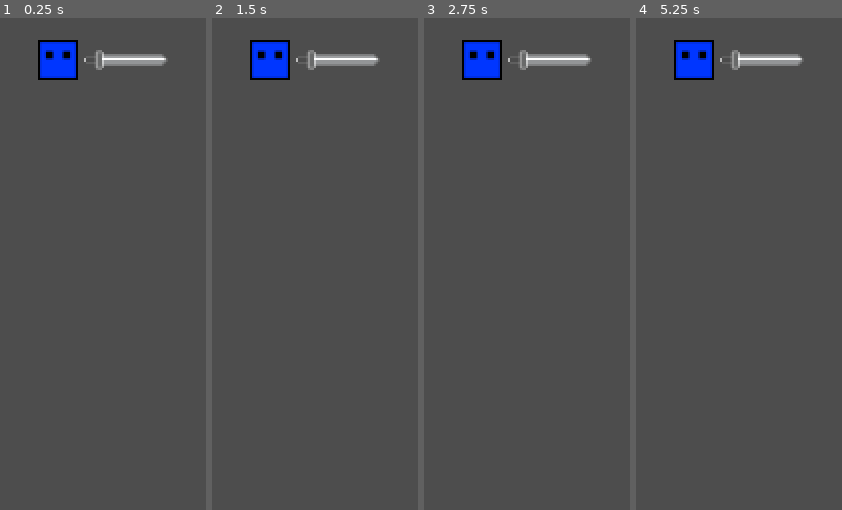
Above: before the commit, frames 1-4 (left to right).
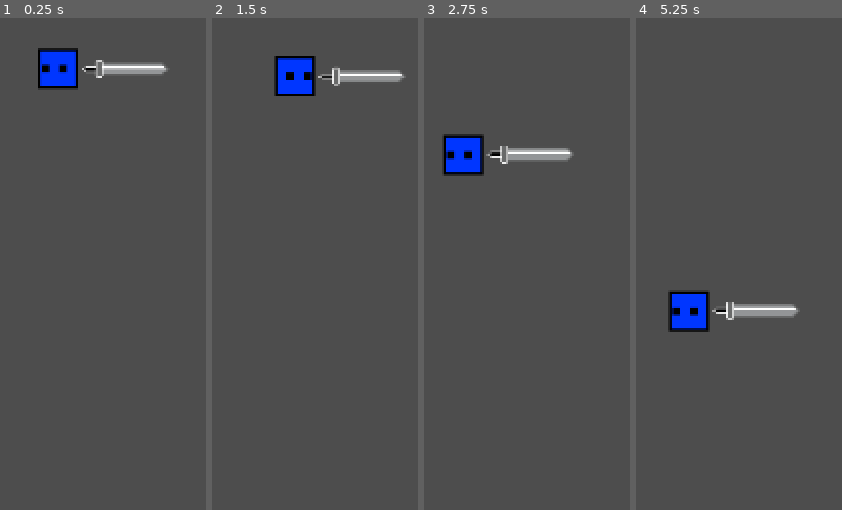
Above: after the commit, the same moments.

Repository: TheHumanMRP/RPG-Life-Tracker
Game: Godot game, scene res://Folders/Systems/Player/player.tscn
Same seed, same stepped clock (60 frames per second), same inputs: the game is played once before the commit and once after it. This scene is started directly instead of the project's main scene. The engine's default icon, where the game draws it, is replaced by a stand-in: a white triangle on a blue panel in a dark square.
Inputs (mouse positions are in pixels of both pictures, inside the frame that each line leads up to):
- Up to frame 1 (0.25 s): no input
- Up to frame 2 (1.5 s): move the mouse to (outside the picture) at 0.52 s; hold D (move_right) from 0.53 s (still down); tap T (add_test_sword) at 0.6 s; click (outside the picture) at 0.67 s; tap Space (jump) at 0.77 s; move the mouse to (outside the picture) at 1.27 s; tap E (equip_item) at 1.35 s
- Up to frame 3 (2.75 s): tap Space (jump) at 1.52 s; move the mouse to (outside the picture) at 2.02 s; release D (move_right) at 2.03 s; hold A (move_left) from 2.03 s (still down); tap T (add_test_sword) at 2.1 s
- Up to frame 4 (5.25 s): move the mouse to (outside the picture) at 2.77 s; release A (move_left) at 2.78 s; hold D (move_right) 2.78-4.28 s; tap E (equip_item) at 2.85, 4.35 s; click (outside the picture) at 2.92 s; tap Space (jump) at 3.02, 3.77, 4.52 s; move the mouse to (outside the picture) at 3.52 s; tap T (add_test_sword) at 3.6, 5.1 s; move the mouse to (outside the picture) at 4.27 s; hold A (move_left) 4.28-5.03 s; move the mouse to (774, 62) at 5.02 s; hold D (move_right) from 5.03 s (still down); click (774, 62) at 5.17 s

The runs differ from the first frame. In frame 1, 2.6% of the frame differs, in the area x 18-82%, y 4-15%; in frame 2, 4.4%; in frame 3, 5.1%; in frame 4, 5.2%, in the area x 15-81%, y 4-64%.
Error before the commit: Parse Error: Could not parse global class "AnimationPlayerComponent" from "res://Folders/Components/animation_player_component.gd". (res://Folders/Systems/Play…
Error after the commit: Invalid call. Nonexistent function 'get_all_global_items_manager' in base 'Node (info_getter.gd)'. (res://Folders/Systems/Globals/global.gd:110)

Commit message:
Auto commit at 2026-09-24 20:50:10

Diff:
--- a/Folders/Components/animation_player_component.gd
+++ b/Folders/Components/animation_player_component.gd
@@ -45,4 +45,17 @@
 			animation_player.play(up_right_animation_name)
 			return
 
+	# Handle Left Animations
 	if velocity.x < 10:
+		# PLayer not falling nor going up
+		if velocity.y == 0:
+			animation_player.play(left_animation_name)
+			return
+
+		# Player falling
+		if velocity.y > 0:
+			animation_player.play(down_left_animation_name)
+			return
+
+		if velocity.y < 0:
+			animation_player.play(up_left_animation_name)
